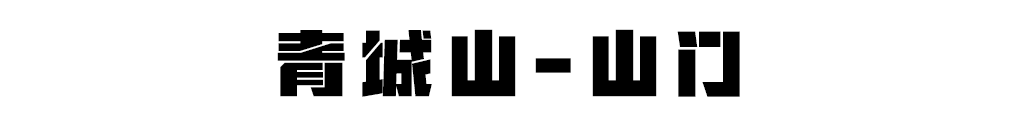
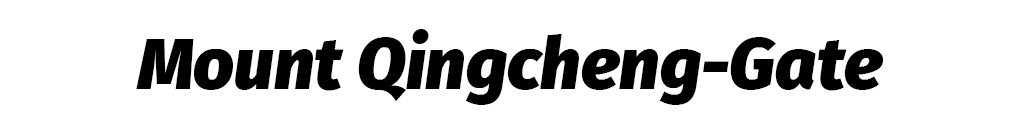
Layers edited between the first and the second 1024 x 128 image:
renamed "青城山-山门" to "Mount Qingcheng-Gate", painted on it over [136, 29, 884, 105]
